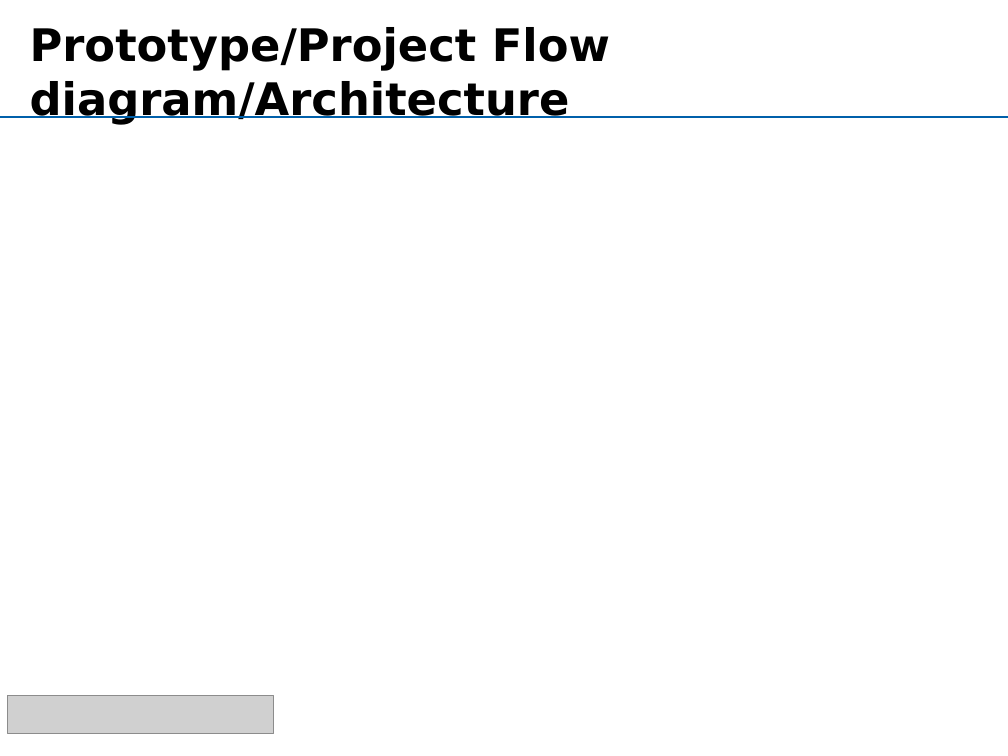
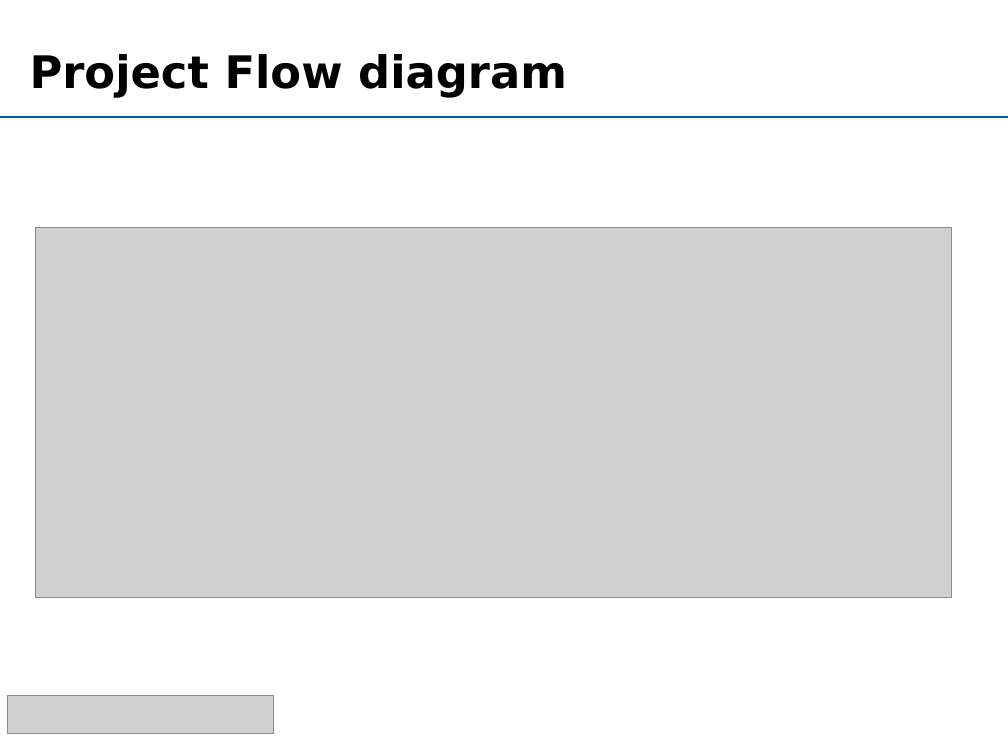
Before and after one commit to NamanKatewa/Minor-Project, a slide deck: slide 9 of data/official/Final PPT.pptx (slide 10 before the commit). Drawn at 1008x756 pixels with LibreOffice and Linux fonts; fonts in the diff are those of the drawing; grey boxes stand for pictures; background and template pictures are left out. Boxes give left, top, right and bottom in pixels: in the first picture for what was removed or moved away, otherwise in the second. Text is boxed around its words. In the diff, an @@ line names an element or a change of style, - is before the commit and + after.

```diff
--- a/data/official/Final PPT.pptx
+++ b/data/official/Final PPT.pptx
@@ text at bbox=[30, 54, 567, 98]: text changed @@
-Prototype/Project Flow diagram/Architecture
+Project Flow diagram
@@ picture added at bbox=[35, 227, 952, 598] @@
```
Also in this commit, not shown: 9 other slides changed, 3 slides added, 3 slides removed, 3 other files.
